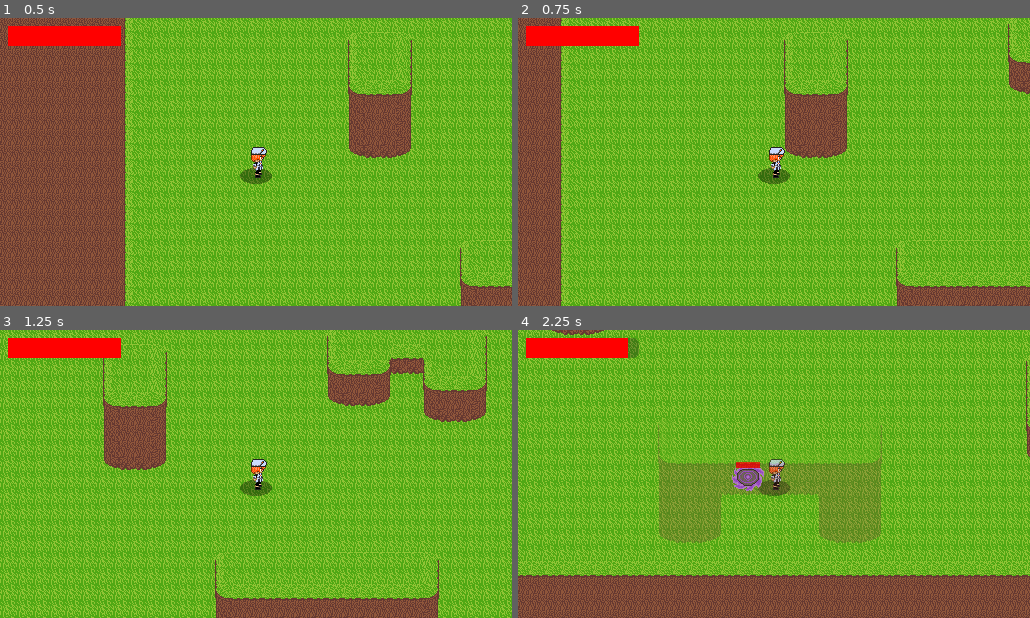
Above: before the commit, frames 1-4 (two rows, left to right).
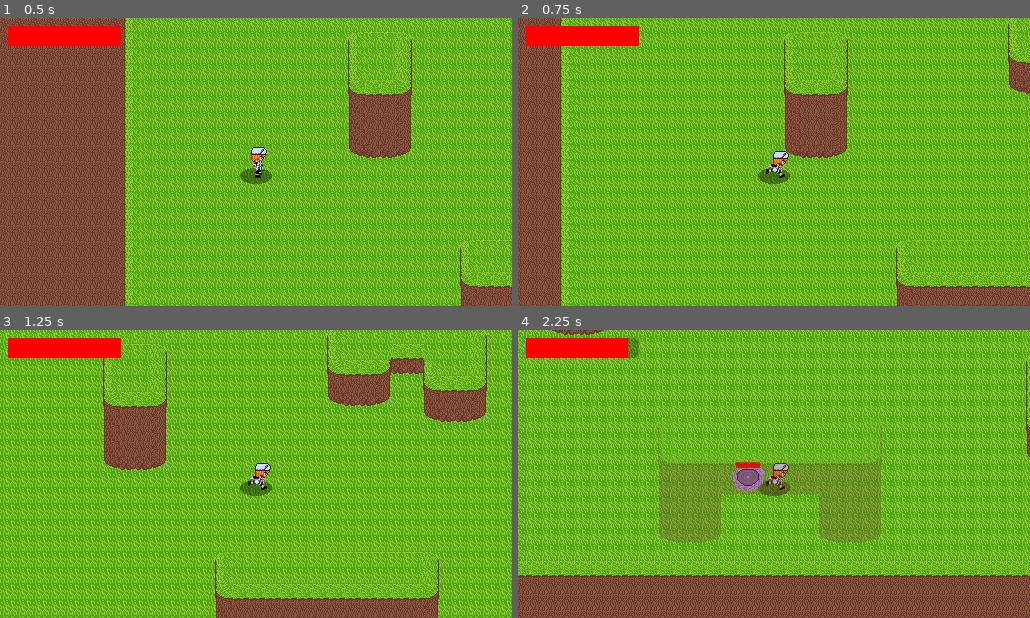
Above: after the commit, the same moments.

Repository: NiroJr/TheHerosFall
Game: Godot game, scene res://Scenes/main.tscn
Same seed, same stepped clock (60 frames per second), same inputs: the game is played once before the commit and once after it.
Inputs (mouse positions are in pixels of both pictures, inside the frame that each line leads up to):
- Up to frame 1 (0.5 s): no input
- Up to frame 2 (0.75 s): tap Enter at 0.5 s; move the mouse to (886, 147) at 0.52 s; hold D (Right) from 0.53 s (still down); tap Q (Dash) at 0.6 s; click (886, 147) at 0.67 s
- Up to frame 3 (1.25 s): keep holding D (Right)
- Up to frame 4 (2.25 s): move the mouse to (671, 488) at 1.27 s; release D (Right) at 1.28 s; hold S (Down) 1.28-2.03 s; tap X (sword_swing) at 1.35 s; move the mouse to (825, 410) at 2.02 s; hold D (Right) from 2.03 s (still down); tap Q (Dash) at 2.1 s

Frame 1 is identical in both runs. In frame 2, 0.3% of the frame differs, in the area x 48-53%, y 44-56%; in frame 3, 0.3%; in frame 4, 0.4%, in the area x 41-53%, y 44-57%.

Commit message:
added more sprites, added walking for left and right

Diff:
--- a/Scenes/basic_enemy.tscn
+++ b/Scenes/basic_enemy.tscn
@@ -28,7 +28,7 @@
 }],
 "loop": 1,
 "name": &"moving",
-"speed": 15.0
+"speed": 21.0
 }]
 
 [sub_resource type="RectangleShape2D" id="RectangleShape2D_xrik0"]
@@ -51,6 +51,7 @@
 animation = &"moving"
 
 [node name="CollisionShape2D" type="CollisionShape2D" parent="." unique_id=399873067]
+visible = false
 scale = Vector2(1.5, 1.5)
 shape = SubResource("RectangleShape2D_xrik0")
 
@@ -63,6 +64,7 @@
 show_percentage = false
 
 [node name="HitBox" type="Area2D" parent="." unique_id=131301359 groups=["Enemy"]]
+visible = false
 collision_layer = 4
 collision_mask = 13
 
--- a/Scenes/player.tscn
+++ b/Scenes/player.tscn
@@ -34,10 +34,16 @@
 [ext_resource type="Texture2D" uid="uid://ba6731eua4m7" path="res://Assets/MCSprites/attackSprites/fireAttack11.png" id="17_83xs0"]
 [ext_resource type="Texture2D" uid="uid://cn17glcr41ebq" path="res://Assets/MCSprites/characterSprites/WalkingSprites/up/MainChar26.png" id="17_nv4vc"]
 [ext_resource type="Texture2D" uid="uid://b20bsd0p7tepl" path="res://Assets/MCSprites/characterSprites/WalkingSprites/up/MainChar25.png" id="18_8gxox"]
+[ext_resource type="Texture2D" uid="uid://cij5mfwelhv3t" path="res://Assets/MCSprites/characterSprites/WalkingSprites/right&left/MainChar38.png" id="18_r7t2e"]
 [ext_resource type="Texture2D" uid="uid://c1os5dfj0jy05" path="res://Assets/MCSprites/attackSprites/fireAttack12.png" id="18_ypfnu"]
 [ext_resource type="Texture2D" uid="uid://yy7vk3hxo4vh" path="res://Assets/MCSprites/characterSprites/WalkingSprites/up/MainChar27.png" id="19_11gg7"]
+[ext_resource type="Texture2D" uid="uid://dl7rftslcvofb" path="res://Assets/MCSprites/characterSprites/WalkingSprites/right&left/MainChar39.png" id="19_nmr2m"]
 [ext_resource type="Texture2D" uid="uid://c52l7eh5v3une" path="res://Assets/MCSprites/attackSprites/fireAttack13.png" id="19_xuaoq"]
+[ext_resource type="Texture2D" uid="uid://1vn68nwc5pjc" path="res://Assets/MCSprites/characterSprites/WalkingSprites/right&left/MainChar40.png" id="20_ax3m3"]
 [ext_resource type="Script" uid="uid://by7the4dvfk15" path="res://Scripts/shadow.gd" id="20_l6n3p"]
+[ext_resource type="Texture2D" uid="uid://dlb7skgrk5eqp" path="res://Assets/MCSprites/characterSprites/WalkingSprites/right&left/MainChar41.png" id="21_3vlem"]
+[ext_resource type="Texture2D" uid="uid://1rcvoapcf21h" path="res://Assets/MCSprites/characterSprites/WalkingSprites/right&left/MainChar42.png" id="22_8eeqe"]
+[ext_resource type="Texture2D" uid="uid://bnvn05l8nedaj" path="res://Assets/MCSprites/characterSprites/WalkingSprites/right&left/MainChar43.png" id="23_5x828"]
 
 [sub_resource type="RectangleShape2D" id="RectangleShape2D_it0lf"]
 size = Vector2(32.25, 61.875)
@@ -127,7 +133,22 @@
 }, {
 "frames": [{
 "duration": 1.0,
-"texture": ExtResource("4_3smsa")
+"texture": ExtResource("18_r7t2e")
+}, {
+"duration": 1.0,
+"texture": ExtResource("19_nmr2m")
+}, {
+"duration": 1.0,
+"texture": ExtResource("20_ax3m3")
+}, {
+"duration": 1.0,
+"texture": ExtResource("21_3vlem")
+}, {
+"duration": 1.0,
+"texture": ExtResource("22_8eeqe")
+}, {
+"duration": 1.0,
+"texture": ExtResource("23_5x828")
 }],
 "loop": 1,
 "name": &"right_walk",
@@ -290,9 +311,11 @@
 
 [node name="PlayerSprite" type="AnimatedSprite2D" parent="." unique_id=1537809165]
 sprite_frames = SubResource("SpriteFrames_xrrqc")
-animation = &"parry"
+animation = &"right_walk"
+frame_progress = 0.88067085
 
 [node name="SwordSwing" type="Node2D" parent="." unique_id=794402511]
+visible = false
 z_index = 10
 z_as_relative = false
 
@@ -331,6 +354,7 @@
 flip_v = true
 
 [node name="Combo3" type="Area2D" parent="SwordSwing" unique_id=44817697 groups=["Combo3"]]
+visible = false
 collision_layer = 8
 collision_mask = 4
 
--- a/Scenes/projectile.tscn
+++ b/Scenes/projectile.tscn
@@ -100,9 +100,11 @@
 autostart = true
 
 [node name="CollisionShape2D" type="CollisionShape2D" parent="." unique_id=251493798]
+visible = false
 shape = SubResource("CircleShape2D_pqcdl")
 
 [node name="Area2D" type="Area2D" parent="." unique_id=587561607]
+visible = false
 collision_mask = 5
 
 [node name="CollisionShape2D" type="CollisionShape2D" parent="Area2D" unique_id=687197672]
--- a/Scenes/turret_enemy.tscn
+++ b/Scenes/turret_enemy.tscn
@@ -73,16 +73,19 @@
 frame_progress = 0.9700982
 
 [node name="CollisionShape2D" type="CollisionShape2D" parent="." unique_id=599427503]
+visible = false
 position = Vector2(4.7683716e-07, -0.49999985)
 scale = Vector2(0.5, 0.5)
 shape = SubResource("RectangleShape2D_i5tie")
 
 [node name="PlayerDetection" type="Area2D" parent="." unique_id=462406931]
-scale = Vector2(2, 2)
+visible = false
+scale = Vector2(3, 3)
 collision_layer = 16
 
 [node name="CollisionShape2D" type="CollisionShape2D" parent="PlayerDetection" unique_id=668590451]
-scale = Vector2(4, 4)
+visible = false
+scale = Vector2(6, 6)
 shape = SubResource("CircleShape2D_vikc2")
 
 [node name="RayCast2D" type="RayCast2D" parent="PlayerDetection" unique_id=1269816521 groups=["Enemy"]]
@@ -102,6 +105,7 @@
 show_percentage = false
 
 [node name="HitBox" type="Area2D" parent="." unique_id=1889613140 groups=["Enemy"]]
+visible = false
 collision_layer = 4
 collision_mask = 8
 
--- a/Scripts/basic_enemy.gd
+++ b/Scripts/basic_enemy.gd
@@ -50,7 +50,7 @@
 		queue_free()
 	#knockback on attacks
 	var tween = create_tween()
-	var target_position = position + direction*-40
+	var target_position = position + direction*-20
 	tween.tween_property(self, "position", target_position, 0.25)
 
 
Binary file changed: Assets/MCSprites/characterSprites/WalkingSprites/down/MainChar10.png
Binary file changed: Assets/MCSprites/characterSprites/WalkingSprites/down/MainChar11.png
Binary file changed: Assets/MCSprites/characterSprites/WalkingSprites/down/MainChar6.png
Binary file changed: Assets/MCSprites/characterSprites/WalkingSprites/down/MainChar7.png
Binary file changed: Assets/MCSprites/characterSprites/WalkingSprites/down/MainChar8.png
Binary file changed: Assets/MCSprites/characterSprites/WalkingSprites/down/MainChar9.png
Binary file added: Assets/MCSprites/characterSprites/WalkingSprites/right&left/MainChar38.png
Not shown, added: Assets/MCSprites/characterSprites/WalkingSprites/right&left/MainChar38.png.import
Binary file added: Assets/MCSprites/characterSprites/WalkingSprites/right&left/MainChar39.png
Not shown, added: Assets/MCSprites/characterSprites/WalkingSprites/right&left/MainChar39.png.import
Binary file added: Assets/MCSprites/characterSprites/WalkingSprites/right&left/MainChar40.png
Not shown, added: Assets/MCSprites/characterSprites/WalkingSprites/right&left/MainChar40.png.import
(and 6 more such lines)
